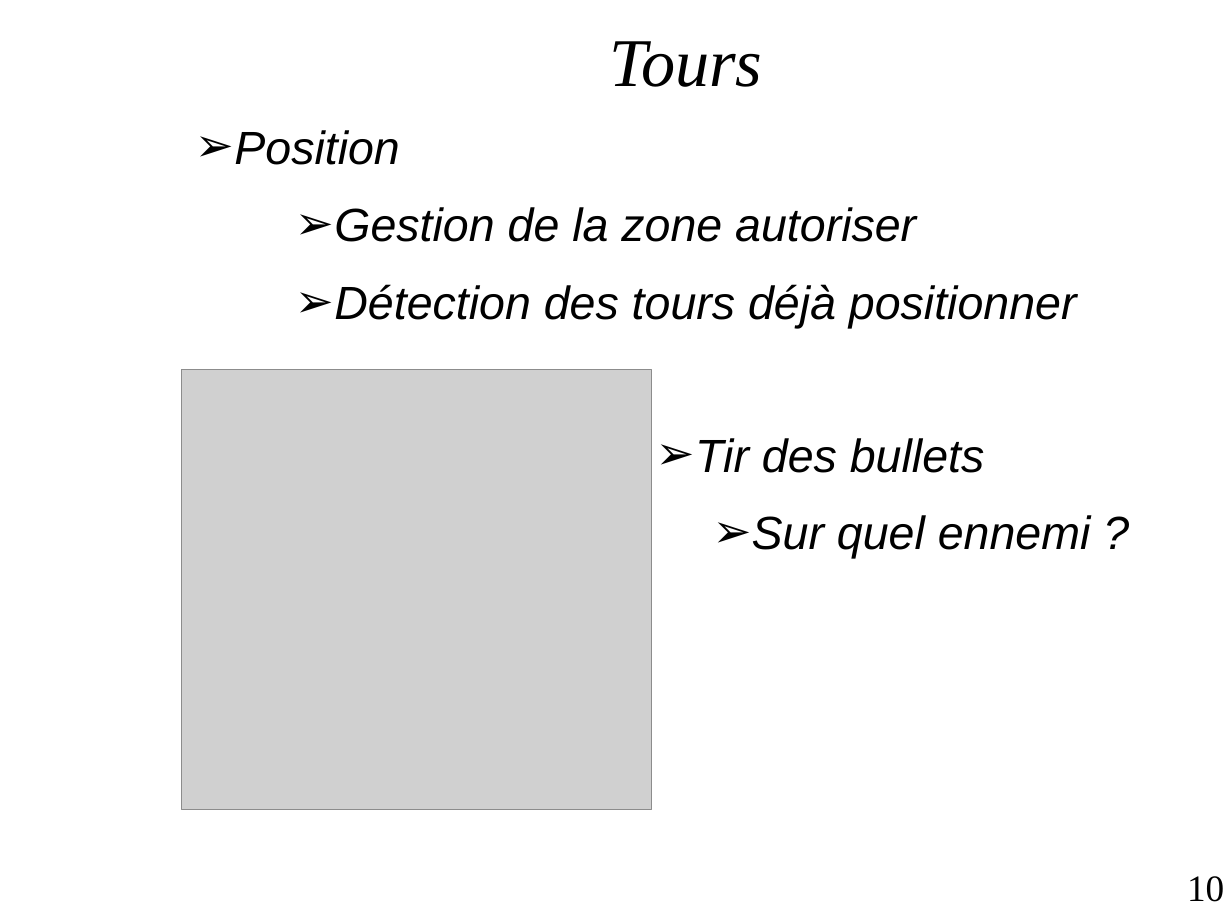
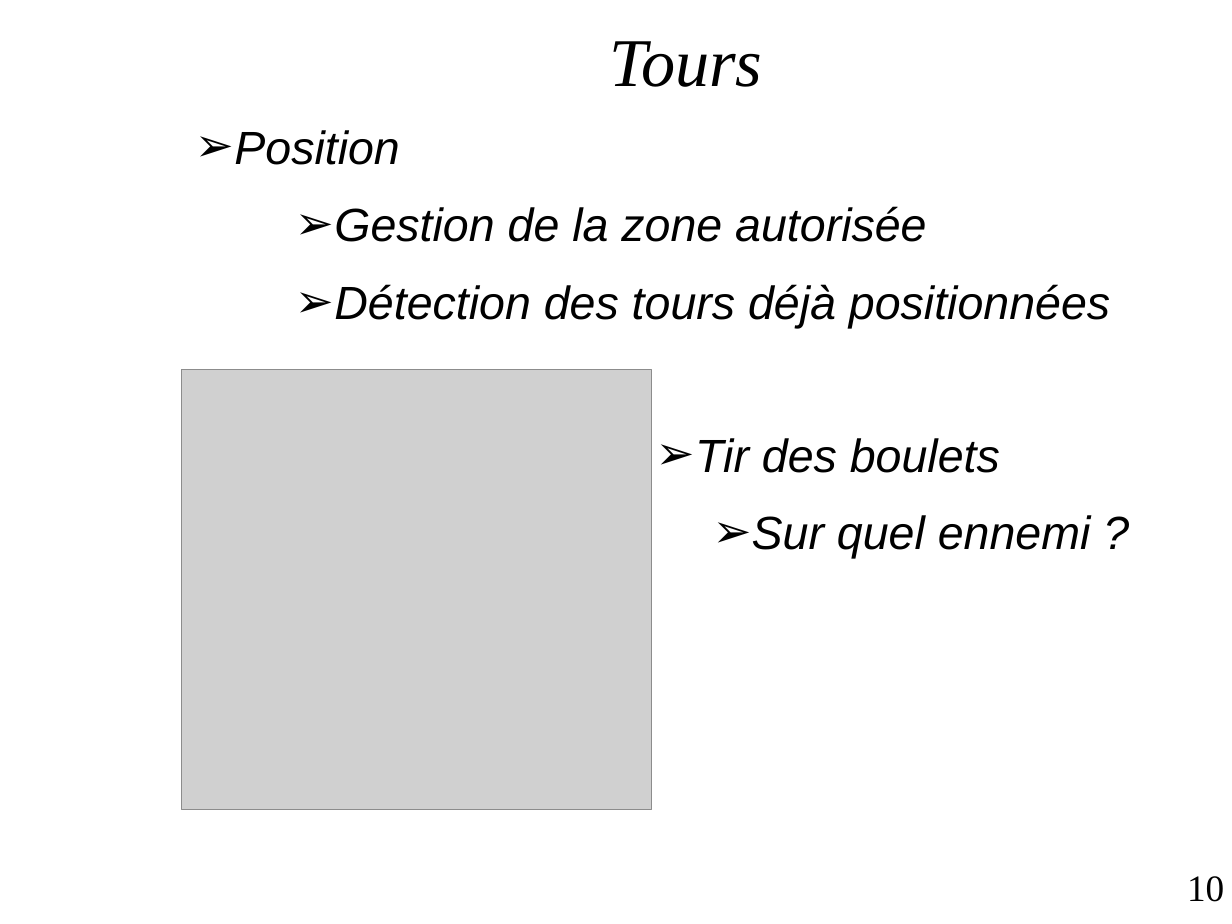
Before and after one commit to Mialus/towerDefense, a slide deck: slide 10 of Orale.odp. Drawn at 1232x924 pixels with LibreOffice and Linux fonts; fonts in the diff are those of the drawing; grey boxes stand for pictures; background and template pictures are left out. Boxes give left, top, right and bottom in pixels: in the first picture for what was removed or moved away, otherwise in the second. Text is boxed around its words. In the diff, an @@ line names an element or a change of style, - is before the commit and + after.

```diff
--- a/Orale.odp
+++ b/Orale.odp
@@ text at [334, 206, 1110, 329]: text changed @@
-➢ Gestion de la zone autoriser
-➢ Détection des tours déjà positionner
+➢ Gestion de la zone autorisée
+➢ Détection des tours déjà positionnées
@@ text at [695, 438, 1000, 473]: text changed @@
-➢ Tir des bullets
+➢ Tir des boulets
```
Also in this commit, not shown: 8 other slides changed, 1 slide added, 4 other files.
